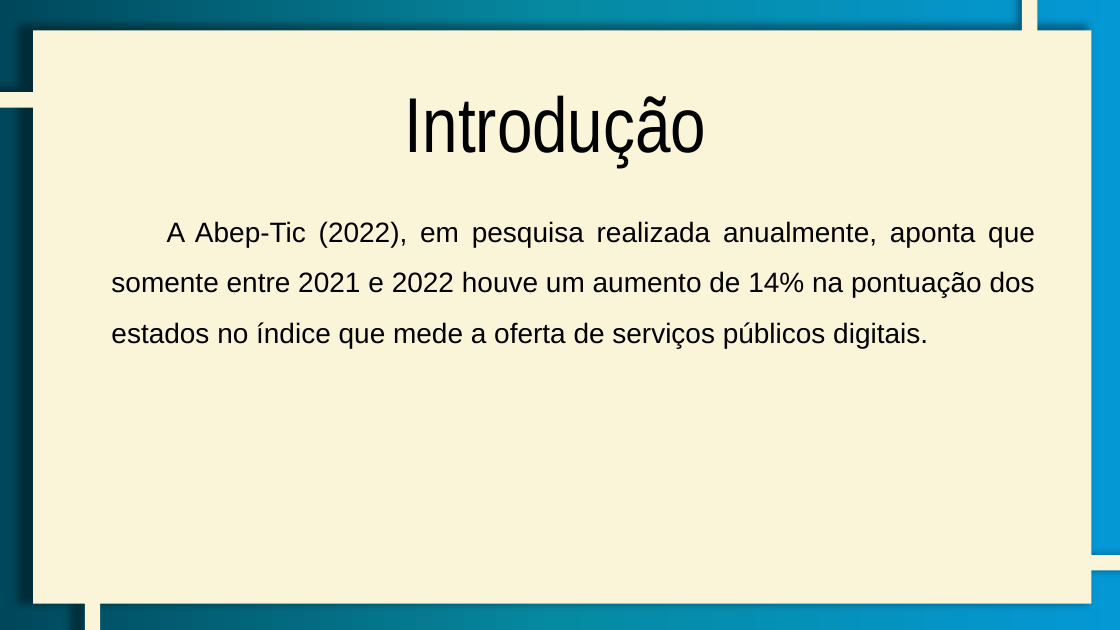
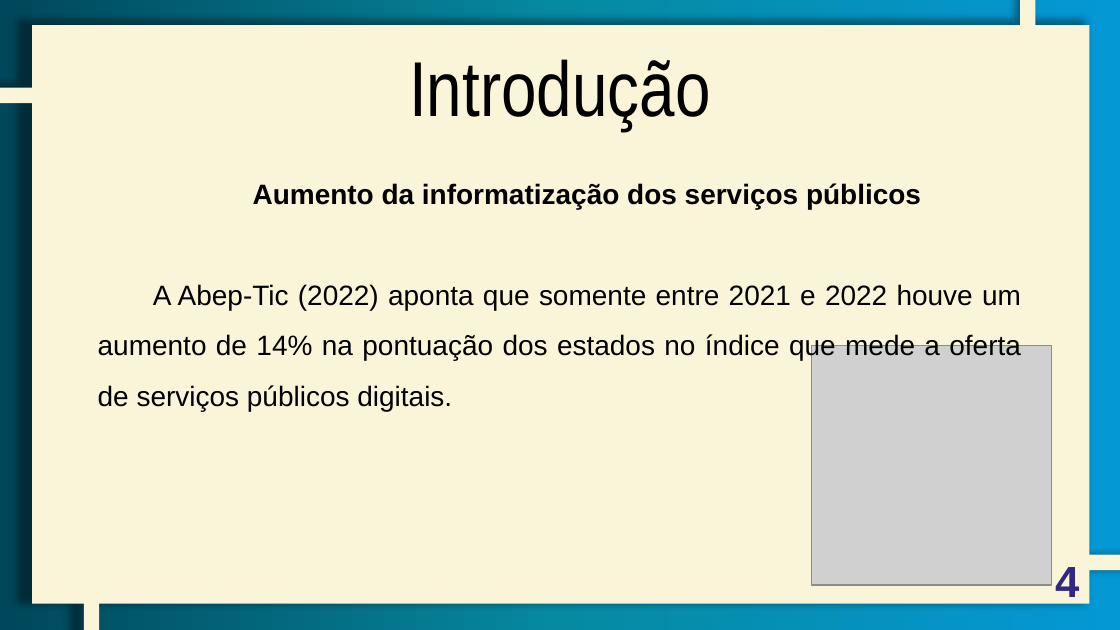
Before and after one commit to GC-Aguiar/tg-AplicacaoIntegradora, a slide deck: slide 4 of Documentação/Apresentação/Apresentação TGII - SIDBM.pptx. Drawn at 1120x630 pixels with LibreOffice and Linux fonts; fonts in the diff are those of the drawing; grey boxes stand for pictures. Boxes give left, top, right and bottom in pixels: in the first picture for what was removed or moved away, otherwise in the second. Text is boxed around its words. In the diff, an @@ line names an element or a change of style, - is before the commit and + after.

```diff
--- a/Documentação/Apresentação/Apresentação TGII - SIDBM.pptx
+++ b/Documentação/Apresentação/Apresentação TGII - SIDBM.pptx
@@ freeform shape at (0,0,1120,630): outline redrawn @@
@@ text "Introdução": place and size @@
-text "Introdução" at (405,95,706,167)
+text "Introdução" at (409,59,710,131)
@@ text at (98,183,1021,411): text changed @@
-A Abep-Tic (2022), em pesquisa realizada anualmente, aponta que somente entre 2021 e 2022 houve um aumento de 14% na pontuação dos estados no índice que mede a oferta de serviços públicos digitais.
+Aumento da informatização dos serviços públicos
+A Abep-Tic (2022) aponta que somente entre 2021 e 2022 houve um aumento de 14% na pontuação dos estados no índice que mede a oferta de serviços públicos digitais.
@@ picture added at (812,346,1052,586) @@
@@ page number added at (1055,567,1079,606), 28 pt, text #322883, bold @@
+4
```
Also in this commit, not shown: 17 other slides changed, 9 slides added, 44 slides removed, 59 other files.
